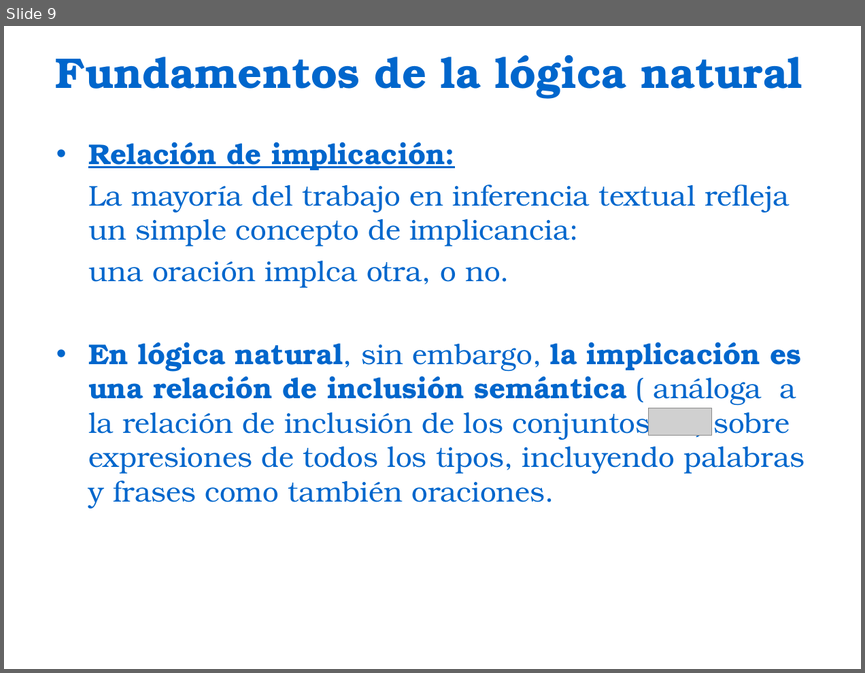
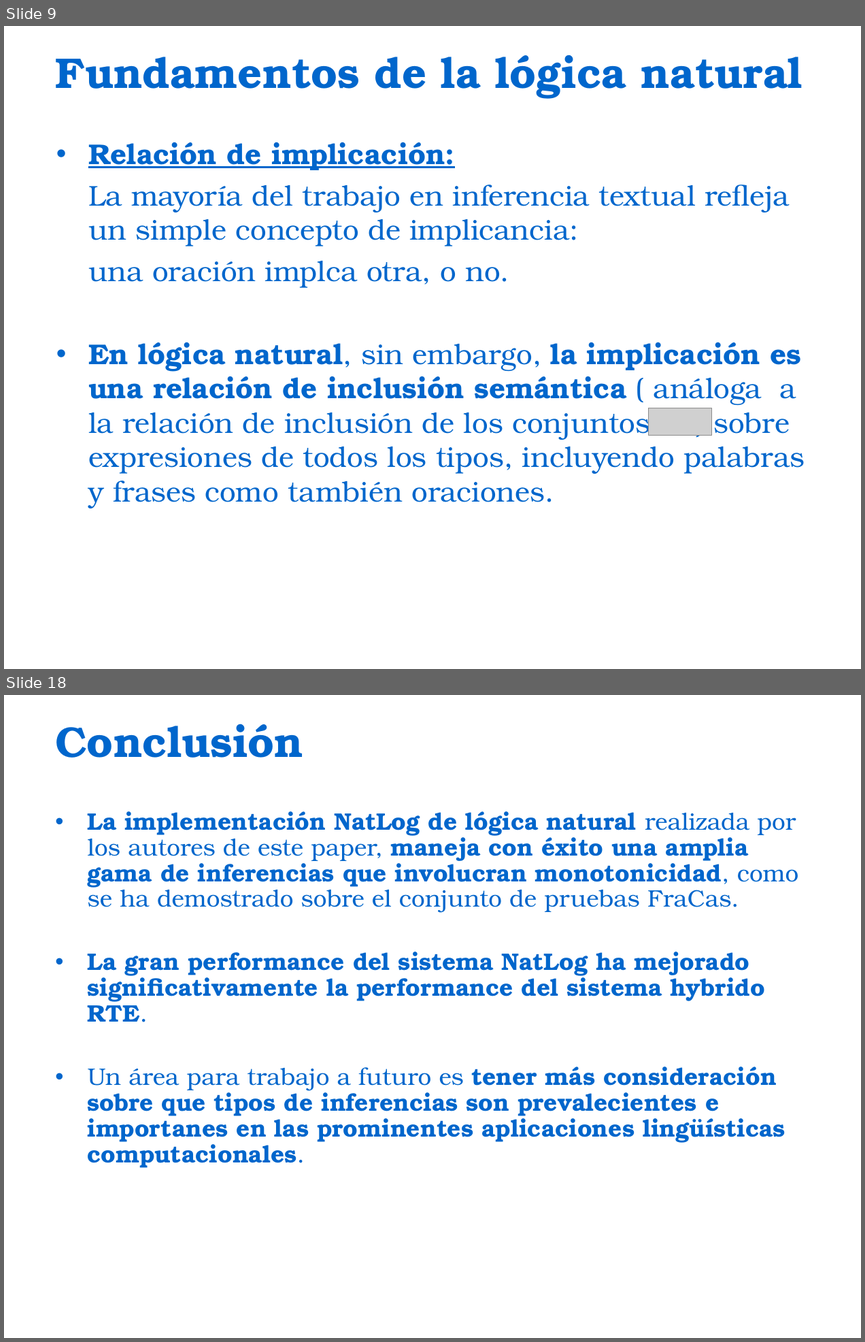
Before and after one commit to bestiapop/tangerine, a slide deck: Natural Logic for Textual Inference.ppt. Shown one above the other, each under a label of ours: slide 9 before the commit, slides 9 and 18 after it; the slides between them are not shown. The pictures are 865x673 and 865x1342 pixels, drawn with LibreOffice and Linux fonts; fonts in the diff are those of the drawing; grey boxes stand for pictures; background and template pictures are left out. Boxes give left, top, right and bottom in pixels: in the first picture for what was removed or moved away, otherwise in the second. Text is boxed around its words. In the diff, an @@ line names an element or a change of style, - is before the commit and + after.

Commit message:
Paper
Me falta hacer la parte 5

```diff
--- a/Natural Logic for Textual Inference.ppt
+++ b/Natural Logic for Textual Inference.ppt
@@ slide 18 added at [4,695,861,1338], background picture (left out) @@
@@ title added at [55,724,303,758], 36 pt, text #0066CC, bold @@
+Conclusión
@@ text added at [88,811,798,1168], 20 pt, text #0066CC, bold @@
+• La implementación NatLog de lógica natural realizada por los autores de este paper, maneja con éxito una amplia gama de inferencias que involucran monotonicidad, como se ha demostrado sobre el conjunto de pruebas FraCas.
+• La gran performance del sistema NatLog ha mejorado significativamente la performance del sistema hybrido RTE.
+• Un área para trabajo a futuro es tener más consideración sobre que tipos de inferencias son prevalecientes e importanes en las prominentes aplicaciones lingüísticas computacionales.
```
Also in this commit, not shown: 3 slides changed, 8 other slides added, 2 slides removed.
